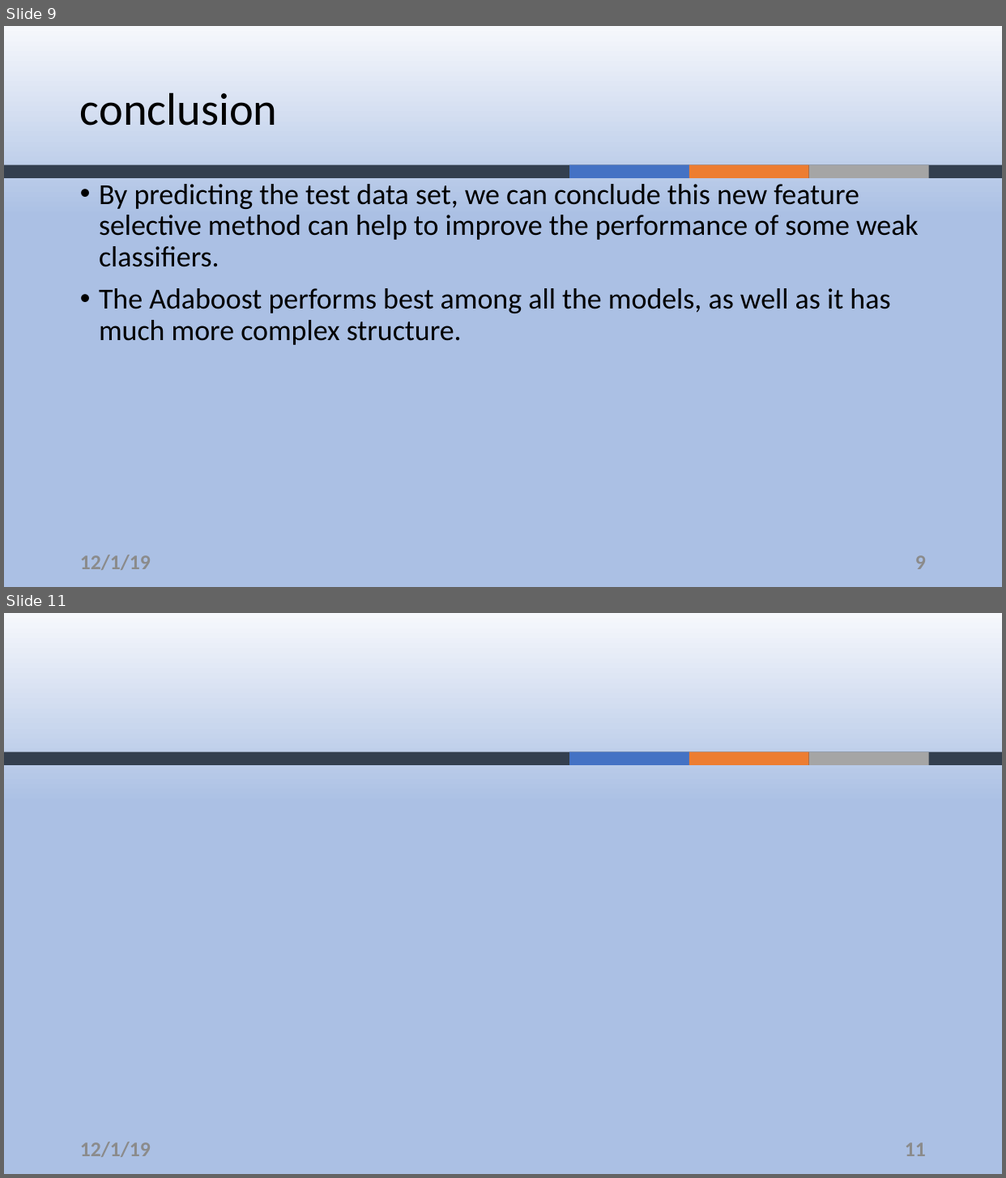
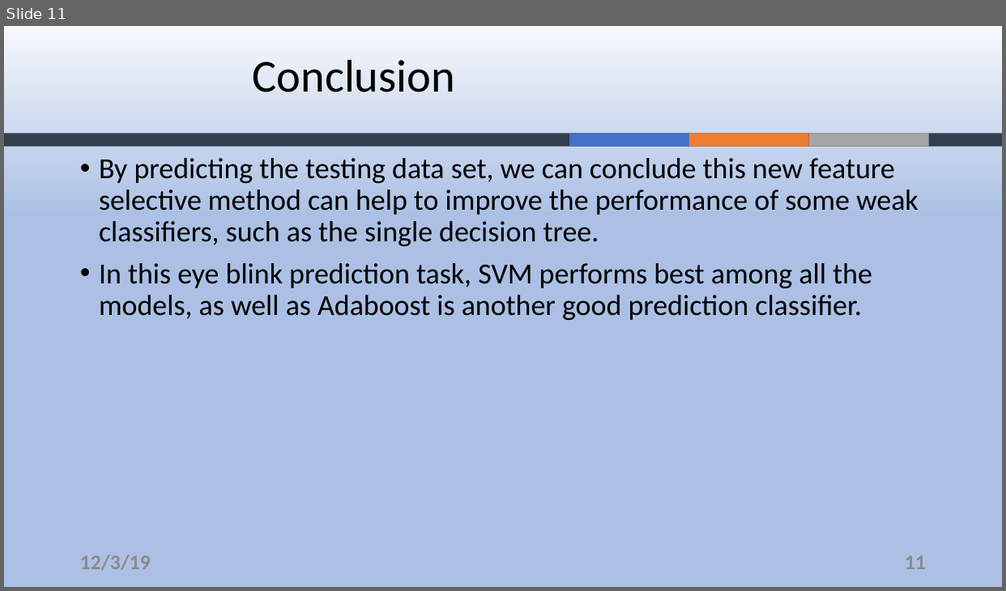
Before and after one commit to ZouYao0720/final-project-, a slide deck: final-presentation.pptx. Shown one above the other, each under a label of ours: slides 9 and 11 before the commit, slide 11 after it; the slides between them are not shown. The pictures are 1006x1178 and 1006x591 pixels, drawn with LibreOffice and Linux fonts; fonts in the diff are those of the drawing; background and template pictures are left out. Boxes give left, top, right and bottom in pixels: in the first picture for what was removed or moved away, otherwise in the second. Text is boxed around its words. In the diff, an @@ line names an element or a change of style, - is before the commit and + after.

```diff
--- a/final-presentation.pptx
+++ b/final-presentation.pptx
@@ slide 11 removed at box(4, 613, 1002, 1174), background gradient #F6F8FC to #ABC0E4 to #C7D5ED; not listed: 4 template elements that a slide beside it also shows @@
@@ text removed at box(80, 1142, 151, 1157) @@
-12/1/19
@@ page number removed at box(905, 1143, 926, 1157) @@
-11
@@ what was slide 9 is now slide 11 @@
@@ slide 11 changed as well @@
@@ title at box(253, 59, 455, 92): text changed @@
-conclusion
+Conclusion
@@ 4 rectangles: place and size @@
-4 rectangles at box(4, 165, 1002, 179)
+4 rectangles at box(4, 133, 1002, 147)
@@ text at box(99, 158, 918, 320): text changed @@
-• By predicting the test data set, we can conclude this new feature selective method can help to improve the performance of some weak classifiers.
-• The Adaboost performs best among all the models, as well as it has much more complex structure.
+• By predicting the testing data set, we can conclude this new feature selective method can help to improve the performance of some weak classifiers, such as the single decision tree.
+• In this eye blink prediction task, SVM performs best among all the models, as well as Adaboost is another good prediction classifier.
@@ text at box(80, 555, 151, 570): text changed @@
-12/1/19
+12/3/19
@@ page number at box(905, 556, 926, 570): text changed @@
-9
+11
```
Also in this commit, not shown: 8 other slides changed, 3 slides added, 1 other slide removed.
